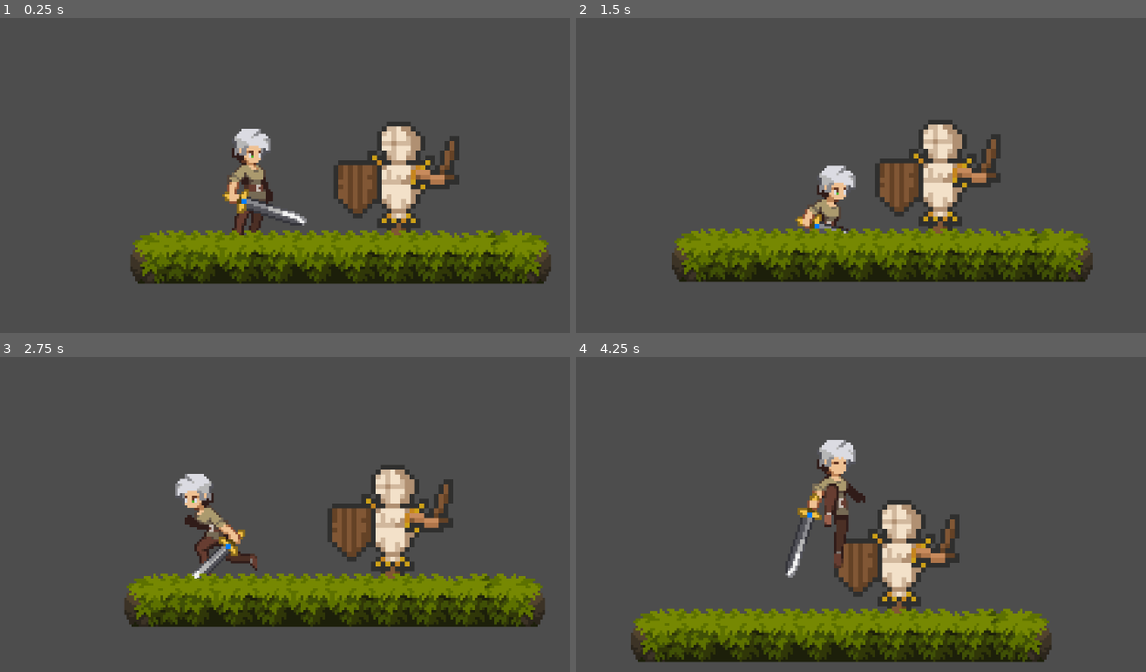
Above: before the commit, frames 1-4 (two rows, left to right).
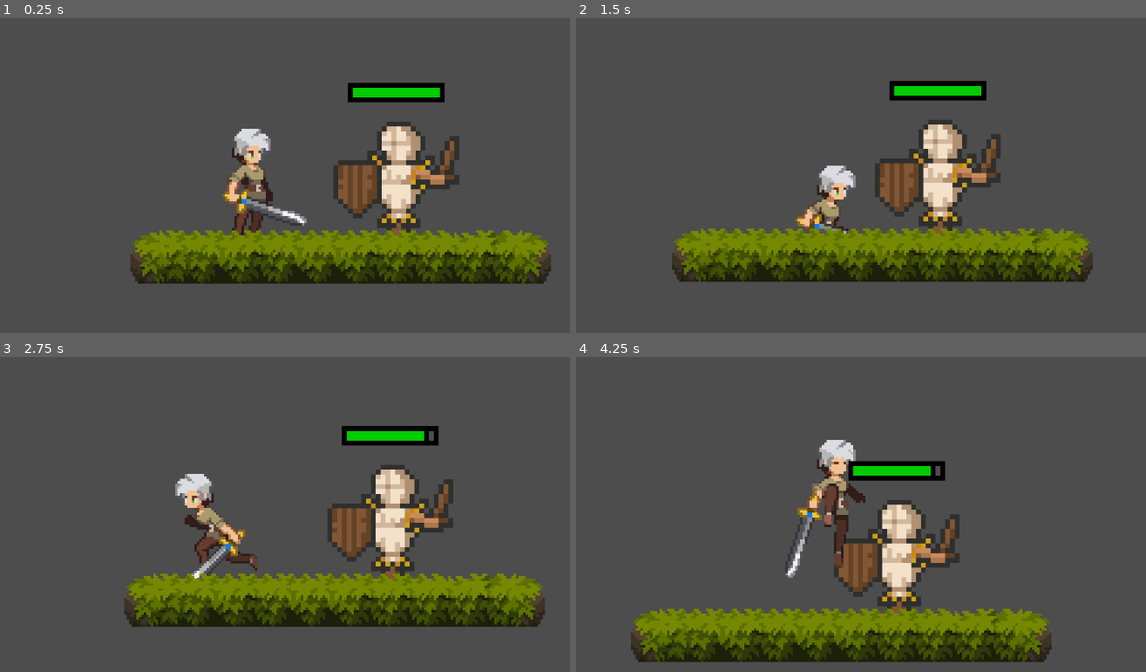
Above: after the commit, the same moments.

Repository: ahmetabdullahcan/Godot-Platformer-Demo
Game: Godot game, scene res://Scenes/main/main.tscn
Two runs of this game, one before a commit and one after it. Both use one fixed random seed, a clock stepped at 60 frames per second and the inputs below.
Inputs (mouse positions are in pixels of both pictures, inside the frame that each line leads up to):
- Up to frame 1 (0.25 s): no input
- Up to frame 2 (1.5 s): move the mouse to (980, 166) at 0.52 s; hold D (MOVE_RIGHT) from 0.53 s (still down); click (980, 166) at 0.6 s; tap Space (JUMP) at 0.77, 0.8, 1.07, 1.35 s; move the mouse to (684, 203) at 1.27 s
- Up to frame 3 (2.75 s): tap Space (JUMP) at 1.52, 1.82, 2.3 s; click (108, 542) at 1.55 s; move the mouse to (319, 438) at 2.02 s; release D (MOVE_RIGHT) at 2.03 s; hold A (MOVE_LEFT) from 2.03 s (still down); click (319, 438) at 2.1 s
- Up to frame 4 (4.25 s): move the mouse to (792, 602) at 2.77 s; release A (MOVE_LEFT) at 2.78 s; hold D (MOVE_RIGHT) from 2.78 s (still down); click (792, 602) at 2.85 s; tap Space (JUMP) at 3.02, 3.32, 3.6, 3.77, 4.07 s; move the mouse to (1032, 583) at 3.52 s

The runs differ from the first frame. In frame 1, 1.1% of the frame differs, in the area x 61-78%, y 20-27%; in frame 2, 1.1%; in frame 3, 1.1%; in frame 4, 1.1%.

Commit message:
feat: attack damage and dummy life bar added.

Diff:
--- a/Entites/Character/Character.tscn
+++ b/Entites/Character/Character.tscn
@@ -269,6 +269,7 @@
 
 [node name="Character" type="CharacterBody2D"]
 script = ExtResource("1_bn8cn")
+DAMAGE = 10
 
 [node name="AnimatedSprite2D" type="AnimatedSprite2D" parent="."]
 sprite_frames = SubResource("SpriteFrames_rd842")
--- a/Entites/Character/Scripts/character.gd
+++ b/Entites/Character/Scripts/character.gd
@@ -1,6 +1,7 @@
 extends CharacterBody2D
 
 @export var SPEED := 60.0
+@export var DAMAGE := 20  # karakterin saldırı gücü
 const GRAVITY := 230.0
 const JUMP_FORCE := 100.0
 
@@ -12,6 +13,8 @@
 var attacking := false
 var was_on_floor := false
 var current_speed: float
+
+
 
 func _ready() -> void:
 	anim_sprite.connect("animation_finished", _on_animation_finished)
@@ -67,13 +70,14 @@
 	move_and_slide()
 	was_on_floor = on_floor_now
 
-
 func play_anim(name: String) -> void:
 	if anim_sprite.animation != name:
 		if (name == "attack"):
 			current_speed = 0.0
 			collision_shape_2d.disabled = false
+			area_2d.set_meta("damage", DAMAGE)
 		anim_sprite.play(name)
+
 
 
 func _on_animation_finished() -> void:
--- a/Entites/Dummy/Dummy.tscn
+++ b/Entites/Dummy/Dummy.tscn
@@ -72,3 +72,13 @@
 [node name="CollisionShape2D" type="CollisionShape2D" parent="Area2D"]
 position = Vector2(1, 0)
 shape = SubResource("RectangleShape2D_s5jwf")
+
+[node name="HealthBar" type="ProgressBar" parent="."]
+offset_left = 4.0
+offset_top = -16.0
+offset_right = 8.0
+offset_bottom = 11.0
+
+[node name="DamageLabel" type="Label" parent="."]
+offset_right = 4.0
+offset_bottom = 23.0
--- a/Entites/Dummy/Scripts/dummy.gd
+++ b/Entites/Dummy/Scripts/dummy.gd
@@ -2,21 +2,139 @@
 
 @onready var animated_sprite: AnimatedSprite2D = $AnimatedSprite2D
 @onready var area: Area2D = $Area2D
+@onready var health_bar: ProgressBar = $HealthBar
+@onready var damage_label: Label = $DamageLabel
 
 var is_taking_damage: bool = false
+var health: int = 100
+var max_health: int = 100
+var damage_timer: Timer
+var flash_tween: Tween
+
+const RECOVER_TIME := 0.2
+const FLASH_COLOR := Color(1, 0.3, 0.3)
+
+var damage_queue: Array = []
+var is_showing_damage: bool = false
 
 func _ready() -> void:
+	if not animated_sprite or not area:
+		push_error("AnimatedSprite2D veya Area2D bulunamadı!")
+		return
+
 	animated_sprite.animation_finished.connect(_on_animation_finished)
 	area.area_entered.connect(_on_area_entered)
 
+	damage_timer = Timer.new()
+	damage_timer.wait_time = RECOVER_TIME
+	damage_timer.one_shot = true
+	add_child(damage_timer)
+
+	if health_bar:
+		health_bar.visible = true
+		health_bar.max_value = max_health
+		health_bar.min_value = 0
+		health_bar.value = health
+		health_bar.show_percentage = false
+
+		health_bar.size = Vector2(20, 3)
+		health_bar.position = Vector2(-10, -20)
+
+		health_bar.z_index = 10
+
+		var stylebox = StyleBoxFlat.new()
+		stylebox.bg_color = Color(0, 0.8, 0)
+		stylebox.border_width_left = 1
+		stylebox.border_width_right = 1
+		stylebox.border_width_top = 1
+		stylebox.border_width_bottom = 1
+		stylebox.border_color = Color.BLACK
+
+		var stylebox_bg = StyleBoxFlat.new()
+		stylebox_bg.bg_color = Color(0.3, 0.3, 0.3)
+		stylebox_bg.border_width_left = 1
+		stylebox_bg.border_width_right = 1
+		stylebox_bg.border_width_top = 1
+		stylebox_bg.border_width_bottom = 1
+		stylebox_bg.border_color = Color.BLACK
+
+		health_bar.add_theme_stylebox_override("fill", stylebox)
+		health_bar.add_theme_stylebox_override("background", stylebox_bg)
+
+		print("Can barı ayarlandı: ", health_bar.value, "/", health_bar.max_value)
+	else:
+		push_error("HealthBar bulunamadı!")
+
+	if damage_label:
+		damage_label.visible = false
+
 func _on_area_entered(area_hit):
-	if not is_taking_damage:
-		_take_damage()
+	if not is_taking_damage and damage_timer.is_stopped():
+		if area_hit.has_meta("damage"):
+			var damage = area_hit.get_meta("damage")
+			_take_damage(damage)
+			damage_timer.start()
 
-func _take_damage():
+func _take_damage(amount: int):
 	is_taking_damage = true
+	health -= amount
+	if health < 0:
+		health = 0
+
+	if health_bar:
+		health_bar.value = health
+		print("Can güncellendi: ", health, "/", max_health)
+
+	if damage_label:
+		damage_queue.append(amount)
+		if not is_showing_damage:
+			_show_next_damage()
+
+	if flash_tween:
+		flash_tween.kill()
+
+	animated_sprite.modulate = FLASH_COLOR
+	flash_tween = create_tween()
+	if flash_tween:
+		flash_tween.tween_property(animated_sprite, "modulate", Color.WHITE, 0.3)
+
 	animated_sprite.animation = "take_damage"
 	animated_sprite.play()
+
+	if health <= 0:
+		die()
+
+func _show_next_damage():
+	if damage_queue.is_empty():
+		is_showing_damage = false
+		return
+
+	is_showing_damage = true
+	var amount = damage_queue.pop_front()
+
+	if not is_instance_valid(damage_label):
+		is_showing_damage = false
+		return
+
+	damage_label.text = str("-", amount)
+	damage_label.visible = true
+	damage_label.modulate = Color(1, 0.2, 0.2, 1.0)
+	damage_label.position = Vector2(randf_range(-10, 10), -20)
+
+	var tween = create_tween()
+	if tween and is_instance_valid(damage_label):
+		tween.tween_property(damage_label, "position:y", damage_label.position.y - 20, 0.4)
+		tween.parallel().tween_property(damage_label, "modulate:a", 0.0, 0.4)
+		tween.finished.connect(func():
+			if is_instance_valid(damage_label):
+				damage_label.visible = false
+				_show_next_damage()
+		)
+
+func die():
+	if flash_tween:
+		flash_tween.kill()
+	queue_free()
 
 func _on_animation_finished():
 	if animated_sprite.animation == "take_damage":
Not shown, added: Media/demo.gif
Not shown, added: README.md
